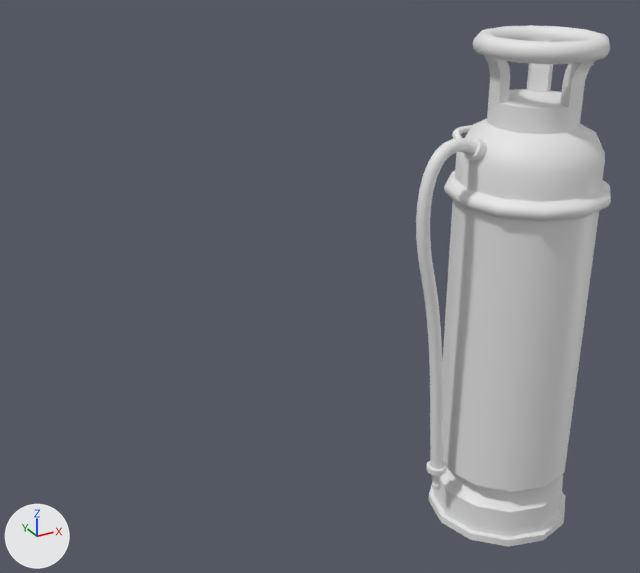
What one commit did to the FBX model DeadRoomGame/Assets/Jurrien/FireExtinguisher/FireExtinguisher.fbx.
Camera for both pictures: a 50 mm camera at (-0.695, -0.761, 0.76) aimed at (-0.256, 0.038, 0.361). Every picture has the same lights, and +X, +Y and +Z are marked at lower left.

Before the edit, the objects in view are built like this:
```python
me_cylinder = bpy.data.meshes.new('Cylinder')
me_cylinder.from_pydata(...)  # 1038 vertices, 1044 faces; spans x -15.5..9.7, y -0.1..62.4, z -10.7..9.7
ob_cylinder = bpy.data.objects.new('Cylinder', me_cylinder)
ob_cylinder.location = (0.0, 0.0, 0.0)
ob_cylinder.rotation_euler = (1.571, 0.0, 0.0)  # degrees (90, 0, 0)
ob_cylinder.scale = (0.01, 0.01, 0.01)
```
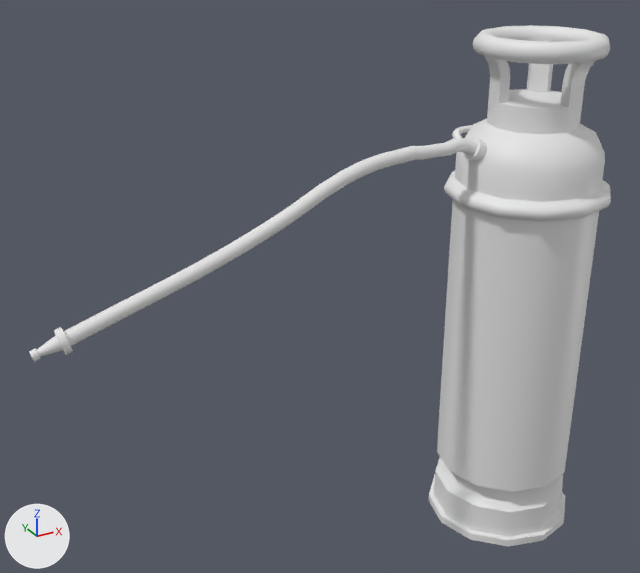
The newer file adds a shape key; the second version is drawn at full value of the shape key 'Extend' of 'Cylinder', and the change is written as the vertex moves it makes.

What differs and where, as boxes [x1, y1, x2, y2] in the pictures (640 x 573 px; the box of a moved part takes in the faces that stretch with it):
'Cylinder', reshaped, rescaled (197% wider)
    before: [416, 25, 611, 547]
    after: [29, 25, 611, 547]
part 1 of me_cylinder, moved or reshaped
    both: [430, 244, 483, 535]
part 2 of me_cylinder, moved or reshaped
    before: [416, 137, 487, 490]
    after: [29, 137, 487, 362]

The change, as a diff of the scene's bpy script:
```diff
--- a/DeadRoomGame/Assets/Jurrien/FireExtinguisher/FireExtinguisher.fbx.py
+++ b/DeadRoomGame/Assets/Jurrien/FireExtinguisher/FireExtinguisher.fbx.py
@@ me_cylinder @@
 me_cylinder.from_pydata(...)  # 1038 vertices, 1044 faces; spans x -15.5..9.7, y -0.1..62.4, z -10.7..9.7
 # used by ob_cylinder; location = (0.0, 0.0, 0.0); rotation_euler = (1.571, 0.0, 0.0), in degrees (90, 0, 0); scale = (0.01, 0.01, 0.01)
+# me_cylinder part 1: the loose piece of 457 vertices spanning x -9.7..9.7, y -0.1..62.4, z -9.7..9.7 is scaled about the mesh origin by 0.01
+# me_cylinder part 2: the loose piece of 385 vertices spanning x -15.5..-6.8, y 6.0..52.0, z -1.3..1.3 is turned -73.9 degrees about the z axis through its middle and scaled by 0.0106, then moved by (10.8, -28.5, 0.0)
@@ ob_cylinder @@
 ob_cylinder.rotation_euler = (1.571, 0.0, 0.0)  # degrees (90, 0, 0)
-ob_cylinder.scale = (0.01, 0.01, 0.01)
```
